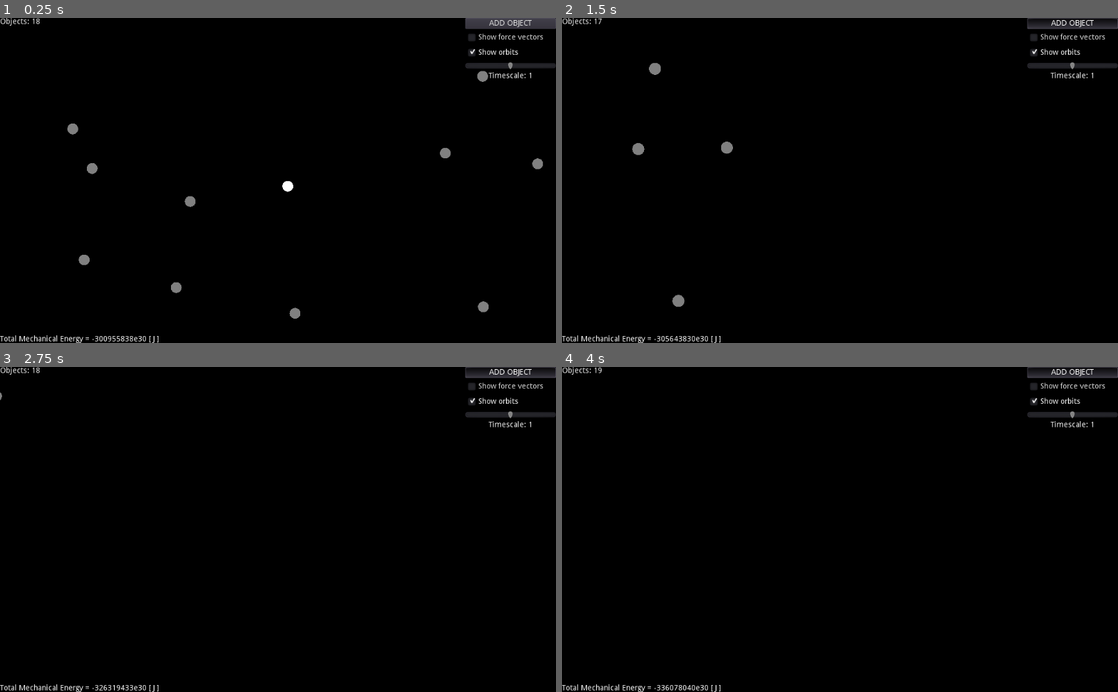
Above: before the commit, frames 1-4 (two rows, left to right).
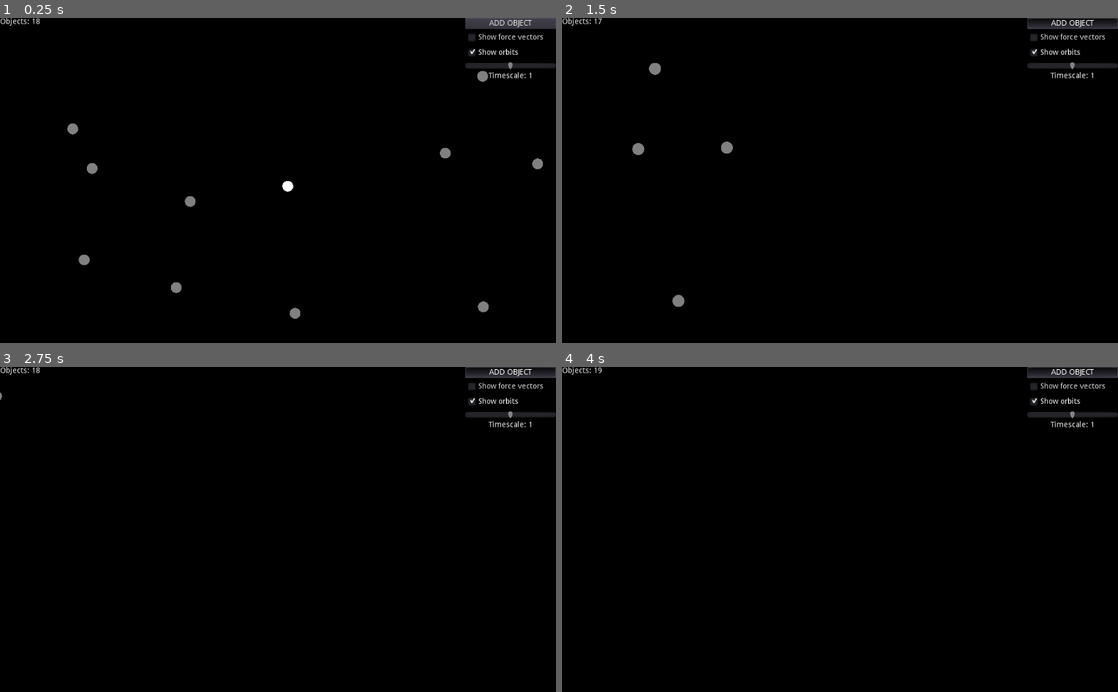
Above: after the commit, the same moments.

Repository: NuclearPhoenixx/n-body-problem
Game: Godot game, scene res://scenes/main.tscn
The game is run twice, just before and just after one commit, with the same random seed, the same clock (stepped at 60 frames per second) and the same inputs.
Inputs (mouse positions are in pixels of both pictures, inside the frame that each line leads up to):
- Up to frame 1 (0.25 s): no input
- Up to frame 2 (1.5 s): move the mouse to (840, 180) at 0.52 s; hold Right (ui_right) 0.53-1.25 s; hold Mouse wheel up (camera_zin) 0.53-1.25 s; click (840, 180) at 0.77 s; click "ADD OBJECT" at 1.25 s
- Up to frame 3 (2.75 s): move the mouse to (83, 422) at 2.02 s; hold Down (ui_down) from 2.03 s (still down); tap Mouse wheel down (camera_zout) at 2.1 s; click (83, 422) at 2.27 s
- Up to frame 4 (4 s): move the mouse to (895, 458) at 2.77 s; release Down (ui_down) at 2.78 s; hold Right (ui_right) 2.78-3.53 s; hold Mouse wheel up (camera_zin) 2.78-3.53 s; move the mouse to (812, 594) at 3.52 s; hold Up (ui_up) from 3.53 s (still down); tap Mouse wheel down (camera_zout) at 3.6 s; click (812, 594) at 3.77 s

The runs differ from the first frame. In frame 1, 0.3% of the frame differs, in the area x 0-29%, y 97-100%; in frame 2, 0.3%; in frame 3, 0.3%; in frame 4, 0.3%.

Commit message:
remove energy counter

Diff:
--- a/scenes/main.tscn
+++ b/scenes/main.tscn
@@ -12,7 +12,6 @@
 [ext_resource path="res://src/gui/fv_toggle.gd" type="Script" id=10]
 [ext_resource path="res://src/gui/time_scale.gd" type="Script" id=11]
 [ext_resource path="res://src/gui/pause_indicator.gd" type="Script" id=12]
-[ext_resource path="res://src/gui/system_energy.gd" type="Script" id=13]
 
 [sub_resource type="Gradient" id=1]
 colors = PoolColorArray( 0.266667, 1, 0, 0, 0, 1, 0.156863, 1 )
@@ -160,12 +159,6 @@
 text = "PAUSED"
 align = 1
 script = ExtResource( 12 )
-
-[node name="SystemEnergy" type="Label" parent="Interface"]
-anchor_top = 1.0
-anchor_bottom = 1.0
-margin_top = -14.0
-script = ExtResource( 13 )
 [connection signal="reset" from="Spacetime/Camera" to="Spacetime/OrbitLine" method="_on_Camera_reset"]
 [connection signal="pressed" from="Interface/Stats/HBoxContainer/DeleteButton" to="Interface/Stats/HBoxContainer/DeleteButton" method="_on_DeleteButton_pressed"]
 [connection signal="toggled" from="Interface/Control/OrbitToggle" to="Spacetime/OrbitLine" method="_on_OrbitToggle_toggled"]
--- a/src/gui/system_energy.gd
+++ /dev/null
@@ -1,21 +0,0 @@
-extends Label
-
-var G = 6.67408e-11 # gravitational constant
-
-func _process(delta):
-	#if get_tree().paused: #if paused calculate potential energy
-	#	show()
-		var energy = 0
-
-		for o in get_tree().get_nodes_in_group("objects"):
-			# kinetic energy
-			energy += o.mass * o.v.length_squared() / 2
-			# gravitational potential
-			for a in get_tree().get_nodes_in_group("objects"):
-				if a != o: # Can be optimized to neglect energy if radius tends to infinity
-					var r = ( a.position - o.position ) * o.scale_m
-					energy += - G * a.mass * o.mass / r.length()
-
-		text = "Total Mechanical Energy = " + str(stepify(energy/1e30,1)) + "e30 [ J ]"
-	#else:
-	#	hide()
Not shown: 1 places in scenes/main.tscn that only renumber resources
Not shown, changed: docs/index.pck
